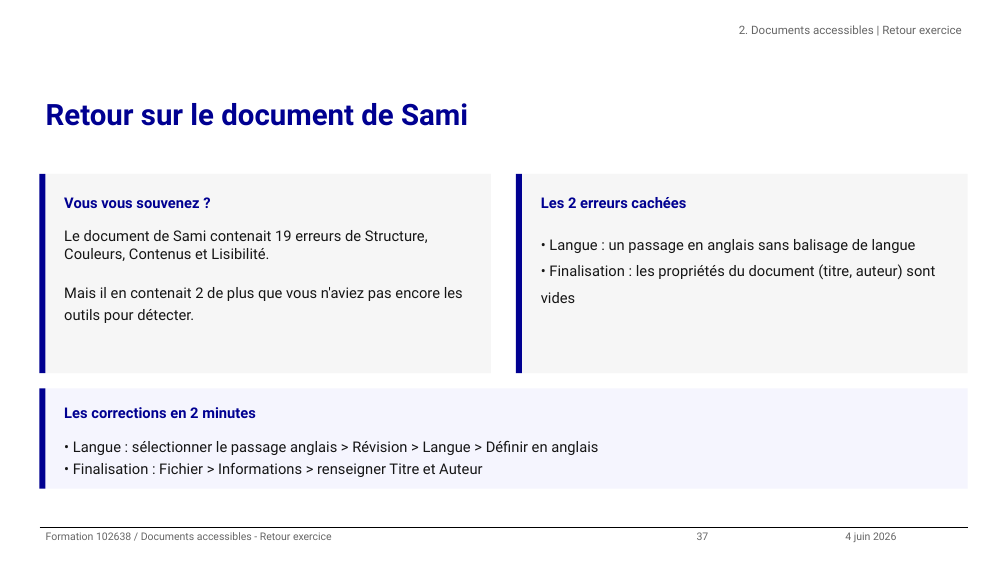
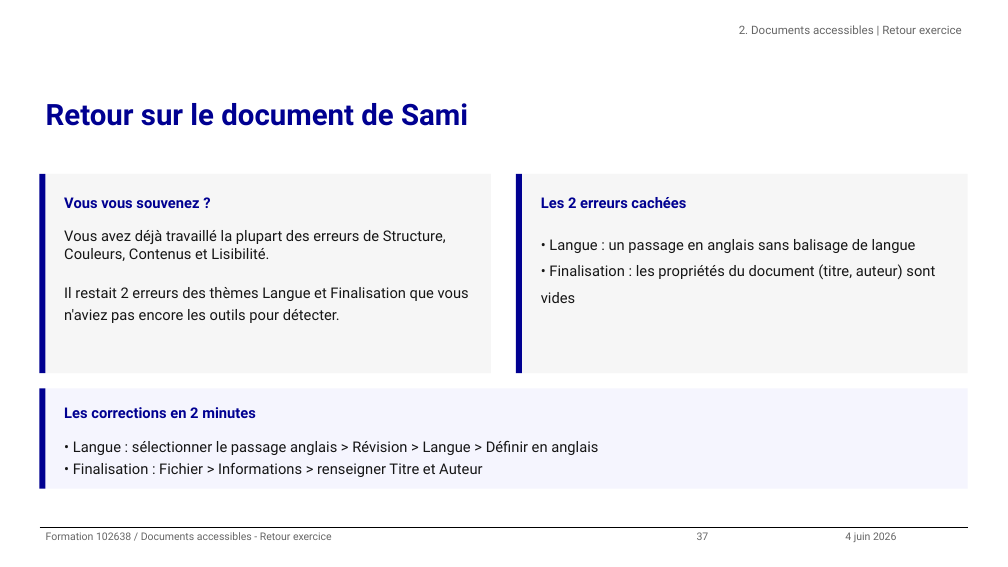
Before and after one commit to alexandra-guiderdoni/usine-fabrication-igpde-102846-ay11, a slide deck: slide 37 of formation-102638-juin-2026.pptx. Drawn at 1008x567 pixels with LibreOffice and Linux fonts; fonts in the diff are those of the drawing; background and template pictures are left out. Boxes give left, top, right and bottom in pixels: in the first picture for what was removed or moved away, otherwise in the second. Text is boxed around its words. In the diff, an @@ line names an element or a change of style, - is before the commit and + after.

Commit message:
Corrige la section documents accessibles

```diff
--- a/formation-102638-juin-2026.pptx
+++ b/formation-102638-juin-2026.pptx
@@ text at [64,230,469,323]: text changed @@
-Le document de Sami contenait 19 erreurs de Structure, Couleurs, Contenus et Lisibilité.
-Mais il en contenait 2 de plus que vous n'aviez pas encore les outils pour détecter.
+Vous avez déjà travaillé la plupart des erreurs de Structure, Couleurs, Contenus et Lisibilité.
+Il restait 2 erreurs des thèmes Langue et Finalisation que vous n'aviez pas encore les outils pour détecter.
```
Also in this commit, not shown: 9 other slides changed, 8 other files.
